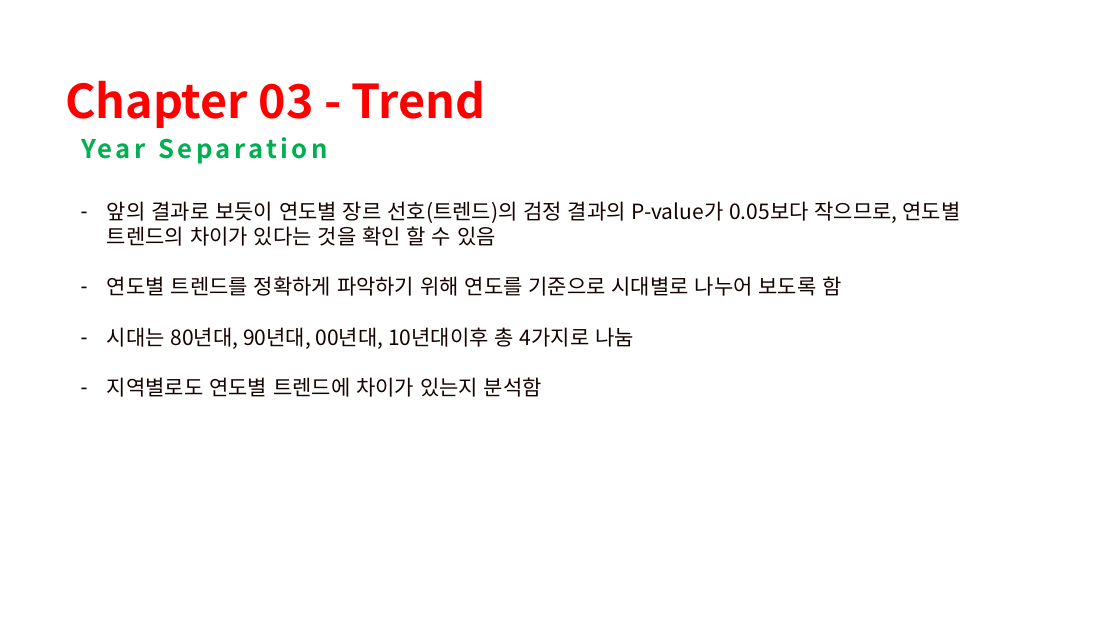
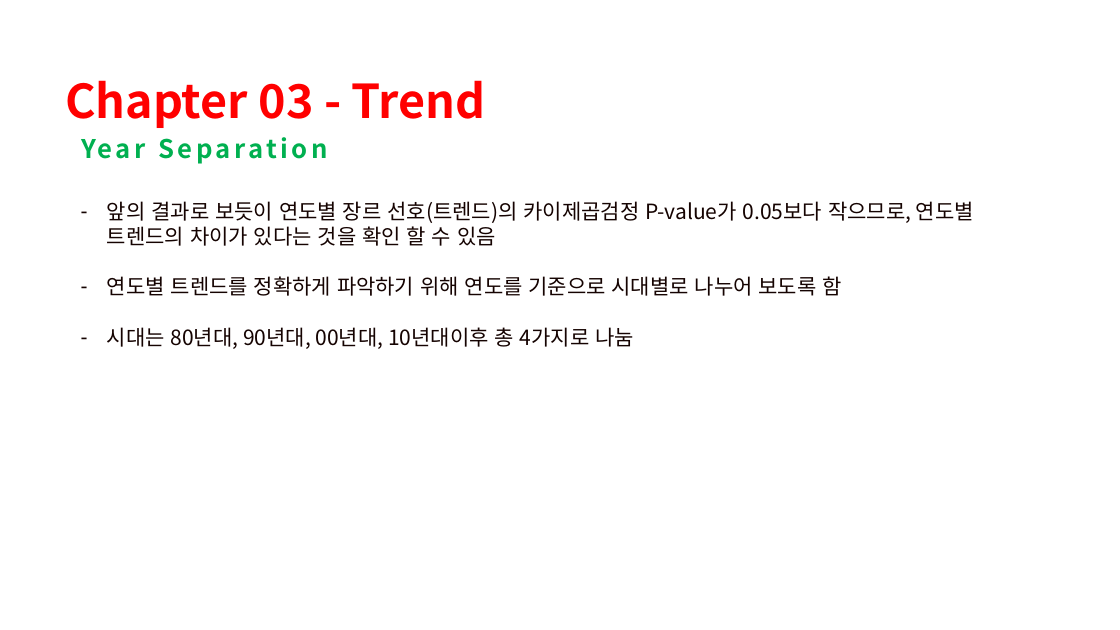
Before and after one commit to kmukhs/AIB17_Section1_Project, a slide deck: slide 12 of AIB17_Section1_Project_김현섭.pptx. Drawn at 1120x630 pixels with LibreOffice and Linux fonts; fonts in the diff are those of the drawing; background and template pictures are left out. Boxes give left, top, right and bottom in pixels: in the first picture for what was removed or moved away, otherwise in the second. Text is boxed around its words. In the diff, an @@ line names an element or a change of style, - is before the commit and + after.

```diff
--- a/AIB17_Section1_Project_김현섭.pptx
+++ b/AIB17_Section1_Project_김현섭.pptx
@@ text at [107, 201, 974, 246]: text changed @@
-  – 앞의 결과로 보듯이 연도별 장르 선호(트렌드)의 검정 결과의 P-value가 0.05보다 작으므로, 연도별 트렌드의 차이가 있다는 것을 확인 할 수 있음
+  – 앞의 결과로 보듯이 연도별 장르 선호(트렌드)의 카이제곱검정 P-value가 0.05보다 작으므로, 연도별 트렌드의 차이가 있다는 것을 확인 할 수 있음
@@ text at [107, 377, 542, 397]: paragraph removed @@
-  – 지역별로도 연도별 트렌드에 차이가 있는지 분석함
```
Also in this commit, not shown: 1 other slide changed.
